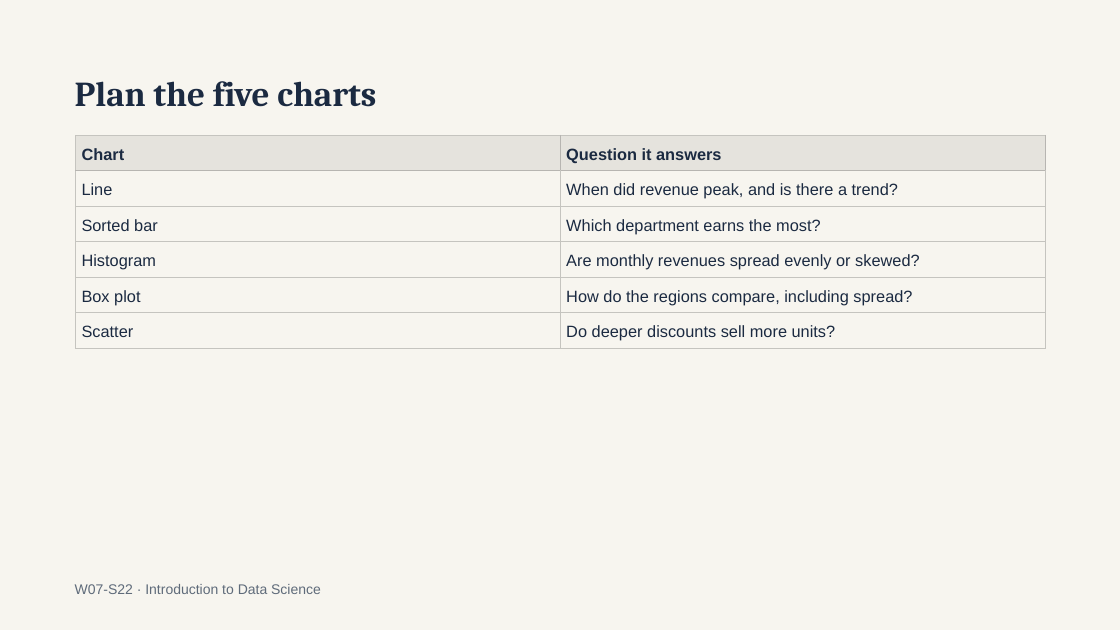
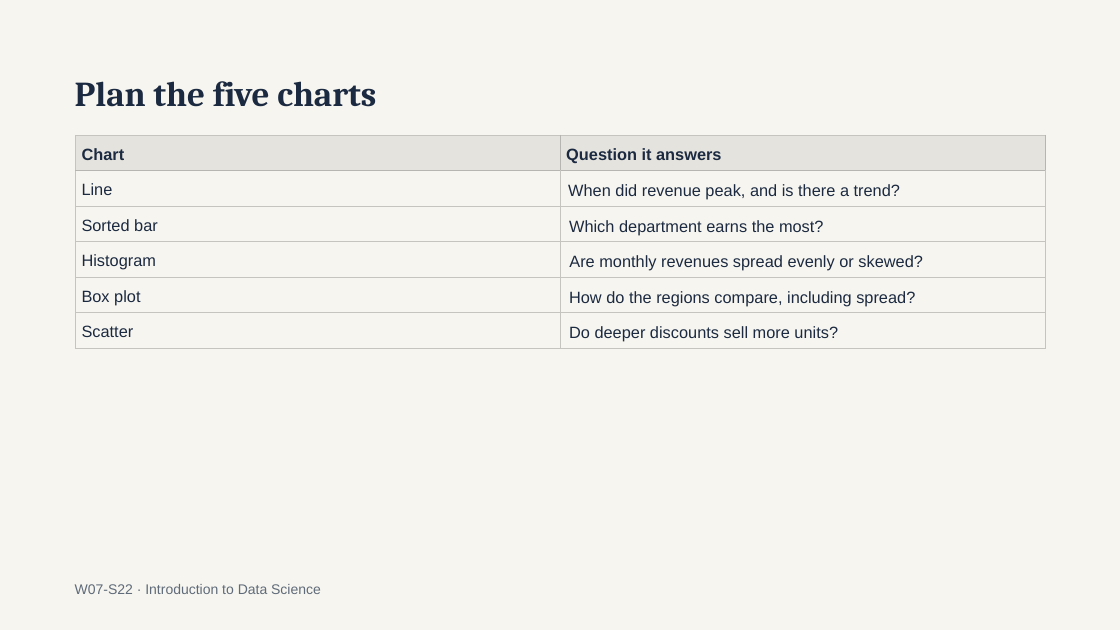
Before and after one commit to a6dulrauf/introduction-to-data-science-fall26, a slide deck: slide 22 of week 7/Intro to Data Science — Week 7 Data Visualization.pptx. Drawn at 1120x630 pixels with LibreOffice and Linux fonts; fonts in the diff are those of the drawing. Boxes give left, top, right and bottom in pixels: in the first picture for what was removed or moved away, otherwise in the second. Text is boxed around its words. In the diff, an @@ line names an element or a change of style, - is before the commit and + after.

```diff
--- a/week 7/Intro to Data Science — Week 7 Data Visualization.pptx
+++ b/week 7/Intro to Data Science — Week 7 Data Visualization.pptx
@@ table at (76, 135, 1045, 348) @@
-row 2, column 2: When did revenue peak, and is there a trend?
+row 2, column 2: 
-row 3, column 2: Which department earns the most?
+row 3, column 2: 
-row 4, column 2: Are monthly revenues spread evenly or skewed?
+row 4, column 2: 
-row 5, column 2: How do the regions compare, including spread?
+row 5, column 2: 
-row 6, column 2: Do deeper discounts sell more units?
+row 6, column 2: 
@@ text added at (568, 184, 900, 200), 14 pt, text #1B2A41 @@
+When did revenue peak, and is there a trend?
@@ text added at (569, 220, 824, 236), 14 pt, text #1B2A41 @@
+Which department earns the most?
@@ text added at (569, 255, 923, 270), 14 pt, text #1B2A41 @@
+Are monthly revenues spread evenly or skewed?
@@ text added at (569, 291, 915, 306), 14 pt, text #1B2A41 @@
+How do the regions compare, including spread?
@@ text added at (569, 326, 838, 342), 14 pt, text #1B2A41 @@
+Do deeper discounts sell more units?
```
Also in this commit, not shown: 3 other slides changed.
